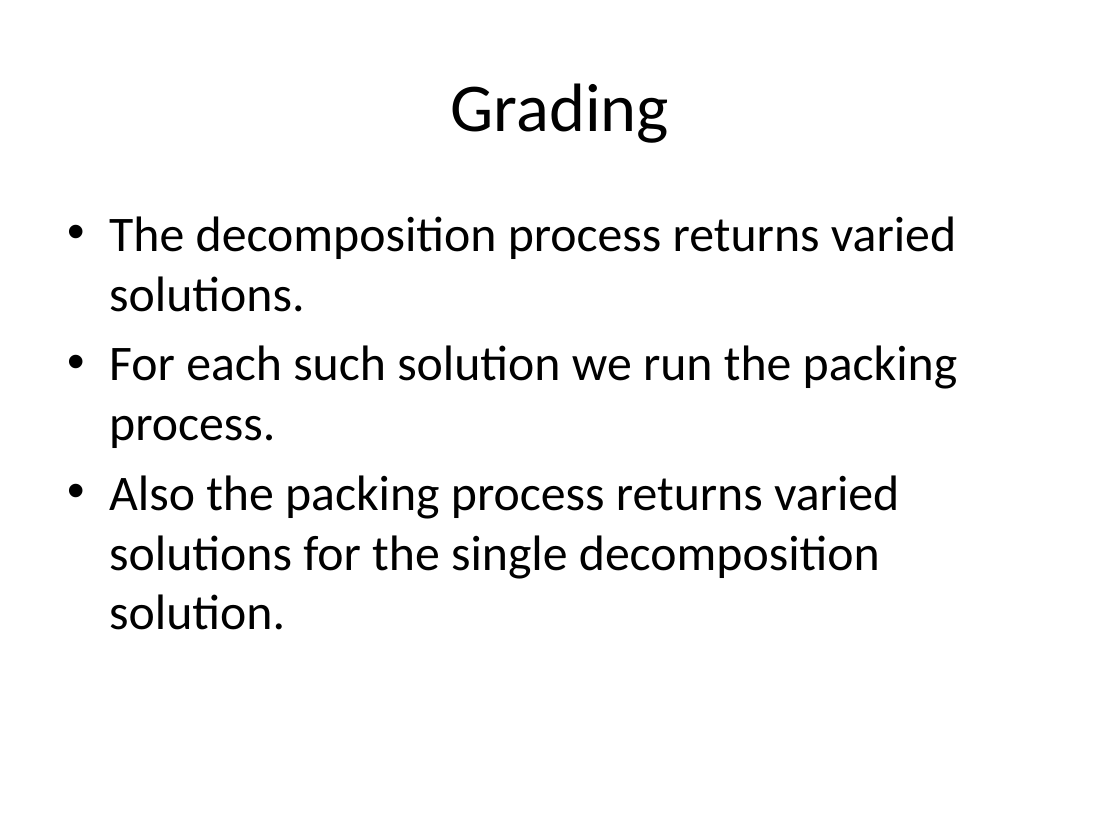
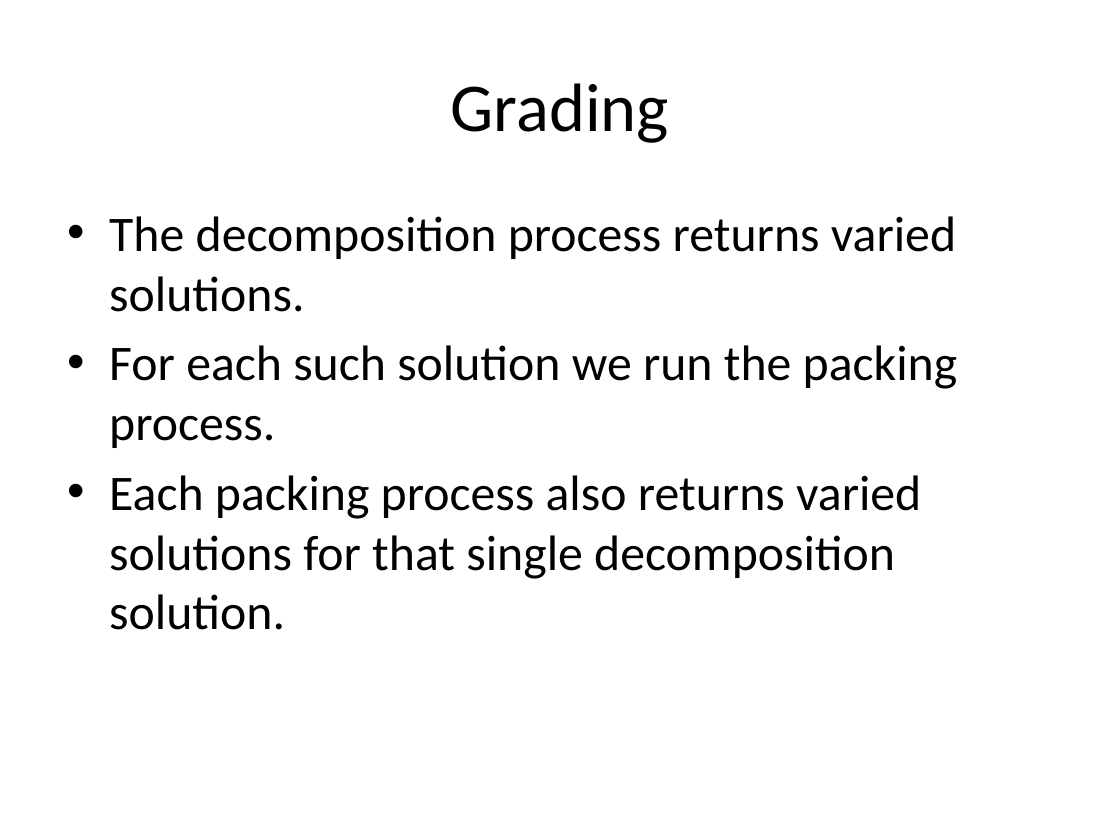
Before and after one commit to orperel/DecomposeForPacking, a slide deck: slide 10 of DecomposeForPacking/docs/Decompose for Packing - Summary and Extensions.pptx (slide 7 before the commit). Drawn at 1120x840 pixels with LibreOffice and Linux fonts; fonts in the diff are those of the drawing. Boxes give left, top, right and bottom in pixels: in the first picture for what was removed or moved away, otherwise in the second. Text is boxed around its words. In the diff, an @@ line names an element or a change of style, - is before the commit and + after.

```diff
--- a/DecomposeForPacking/docs/Decompose for Packing - Summary and Extensions.pptx
+++ b/DecomposeForPacking/docs/Decompose for Packing - Summary and Extensions.pptx
@@ text at (109,475,921,630): text changed @@
-• Also the packing process returns varied solutions for the single decomposition solution.
+• Each packing process also returns varied solutions for that single decomposition solution.
```
Also in this commit, not shown: 15 other slides changed, 13 slides added, 2 slides removed, 15 other files.
